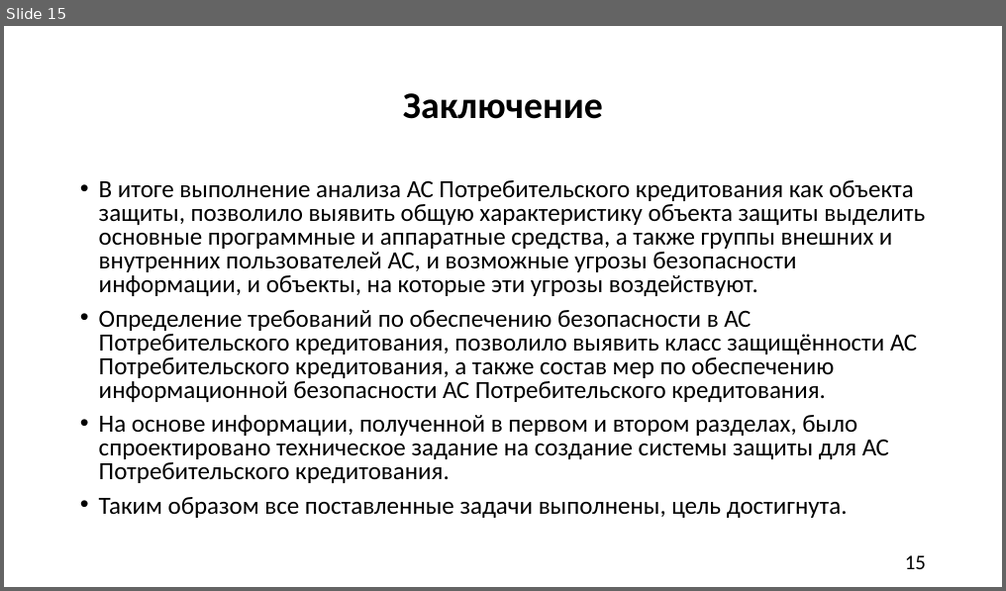
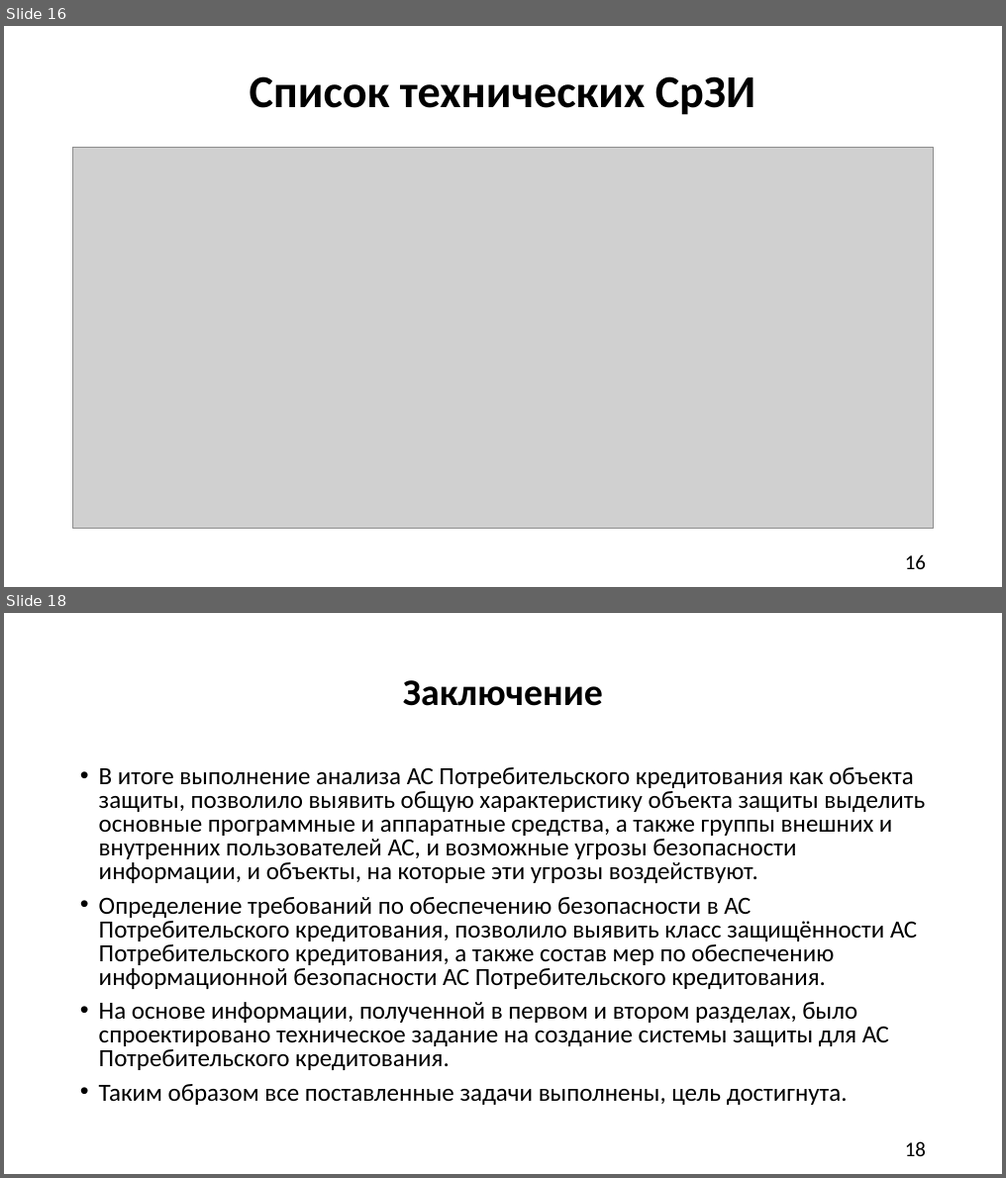
Before and after one commit to A1ex1in/3k2sKursachi, a slide deck: анацкая/КП/КР ЧигаревА.Ю. БИб-21Э1 ТПЗАС.pptx. Shown one above the other, each under a label of ours: slide 15 before the commit, slides 16 and 18 after it; the slides between them are not shown. The pictures are 1006x591 and 1006x1178 pixels, drawn with LibreOffice and Linux fonts; fonts in the diff are those of the drawing; grey boxes stand for pictures. Boxes give left, top, right and bottom in pixels: in the first picture for what was removed or moved away, otherwise in the second. Text is boxed around its words. In the diff, an @@ line names an element or a change of style, - is before the commit and + after.

```diff
--- a/анацкая/КП/КР ЧигаревА.Ю. БИб-21Э1 ТПЗАС.pptx
+++ b/анацкая/КП/КР ЧигаревА.Ю. БИб-21Э1 ТПЗАС.pptx
@@ slide 16 added at (x1=4, y1=26, x2=1002, y2=587), background #FFFFFF @@
@@ title added at (x1=250, y1=76, x2=756, y2=115), 44 pt, text #000000, bold @@
+Список технических СрЗИ
@@ picture added at (x1=73, y1=148, x2=934, y2=529) @@
@@ page number added at (x1=905, y1=555, x2=926, y2=570), 20 pt, text #000000 @@
+16
@@ what was slide 15 is now slide 18 @@
@@ page number at (x1=905, y1=1142, x2=926, y2=1157): text changed @@
-15
+18
```
Also in this commit, not shown: 6 slides changed, 2 other slides added, 1 other file.
